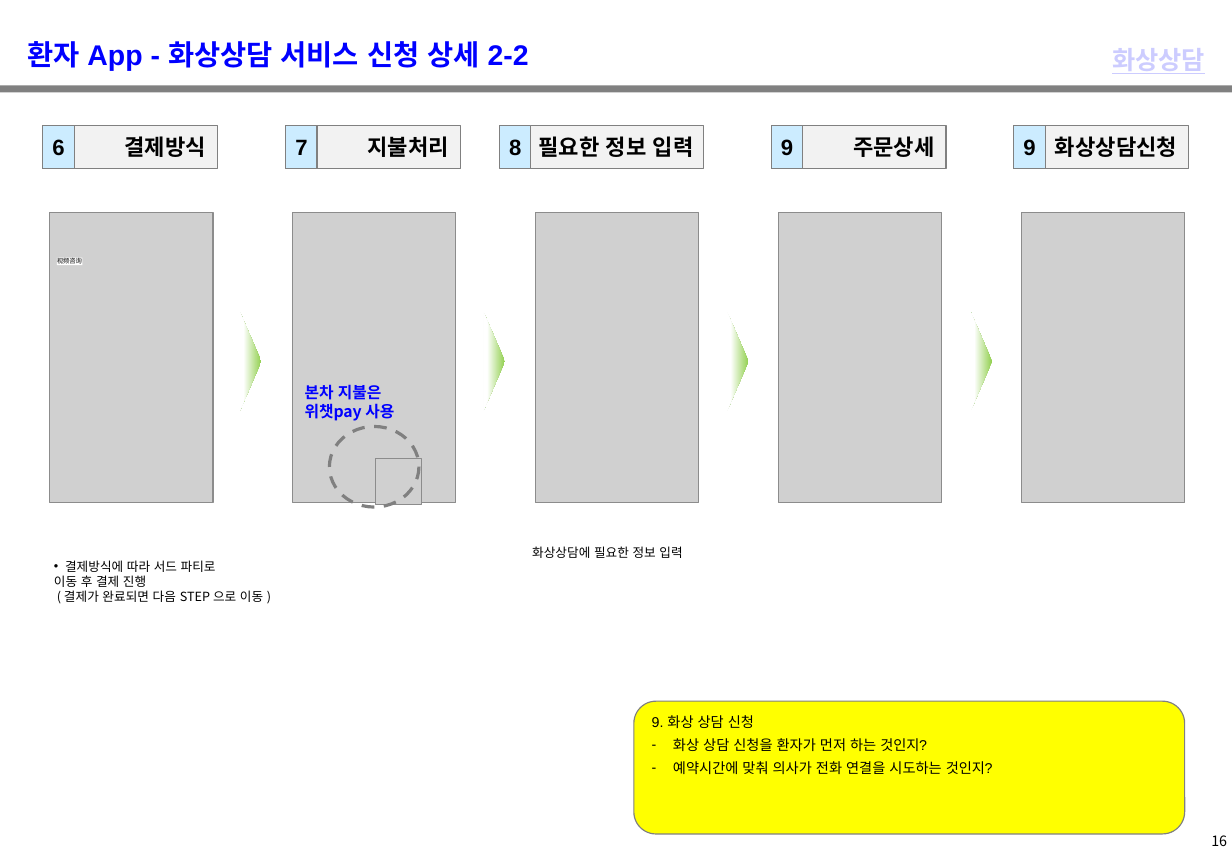
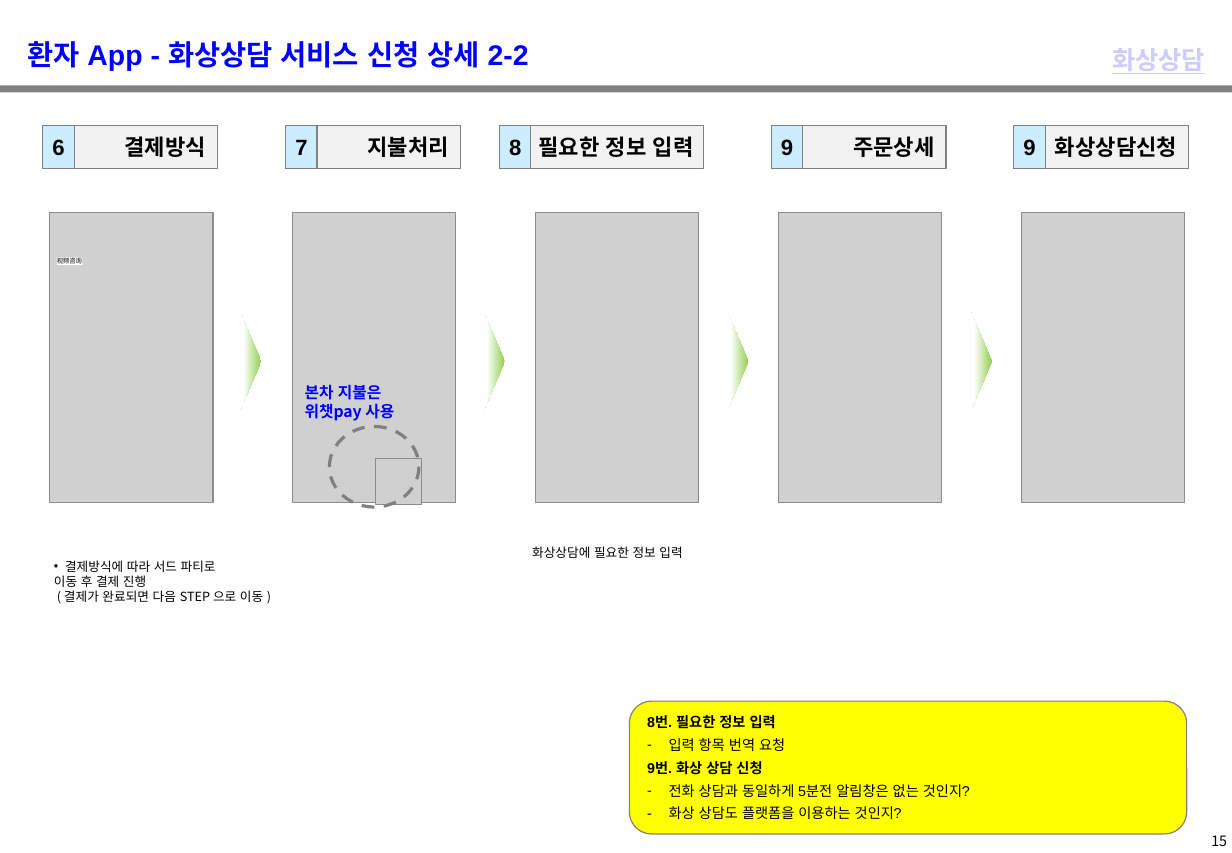
Before and after one commit to windsoccer/H160, a slide deck: slide 16 of 01 기획/03. 상담 서비스 Flow_健康160_상담 서비스 Flow_2019029.pptx (slide 17 before the commit). Drawn at 1232x853 pixels with LibreOffice and Linux fonts; fonts in the diff are those of the drawing; grey boxes stand for pictures; background and template pictures are left out. Boxes give left, top, right and bottom in pixels: in the first picture for what was removed or moved away, otherwise in the second. Text is boxed around its words. In the diff, an @@ line names an element or a change of style, - is before the commit and + after.

```diff
--- a/01 기획/03. 상담 서비스 Flow_健康160_상담 서비스 Flow_2019029.pptx
+++ b/01 기획/03. 상담 서비스 Flow_健康160_상담 서비스 Flow_2019029.pptx
@@ rounded rectangle "8번. 필요한 정보 입력": place and size @@
-rounded rectangle "8번. 필요한 정보 입력" at (634,702,1184,835)
+rounded rectangle "8번. 필요한 정보 입력" at (629,702,1186,835)
@@ text in rounded rectangle at (647,715,970,819): text changed @@
-9. 화상 상담 신청
-– 화상 상담 신청을 환자가 먼저 하는 것인지?
-– 예약시간에 맞춰 의사가 전화 연결을 시도하는 것인지?
+8번. 필요한 정보 입력
+– 입력 항목 번역 요청
+9번. 화상 상담 신청
+– 전화 상담과 동일하게 5분전 알림창은 없는 것인지?
+– 화상 상담도 플랫폼을 이용하는 것인지?
@@ page number at (1211,835,1227,846): text changed @@
-16
+15
```
Also in this commit, not shown: 14 other slides changed, 1 slide removed.
